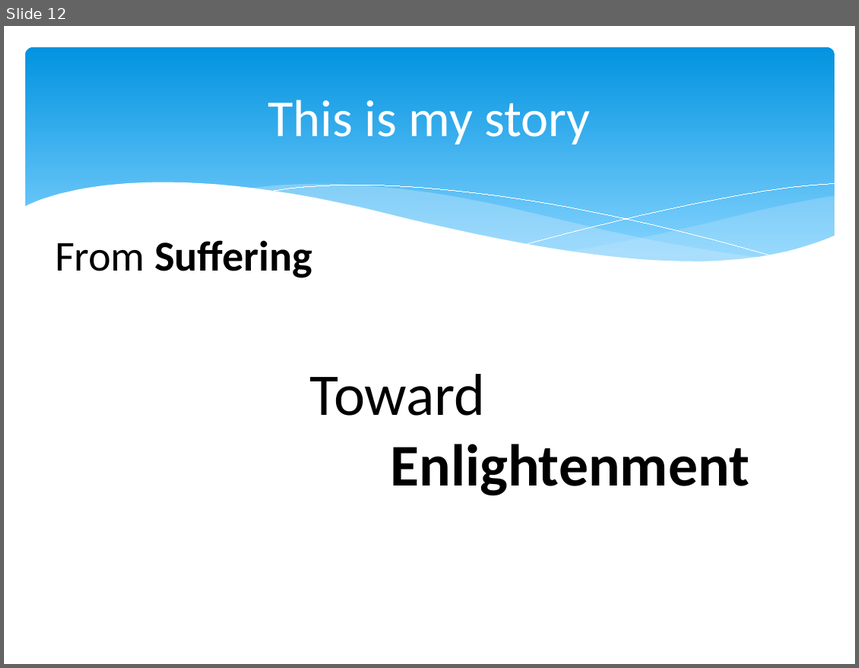
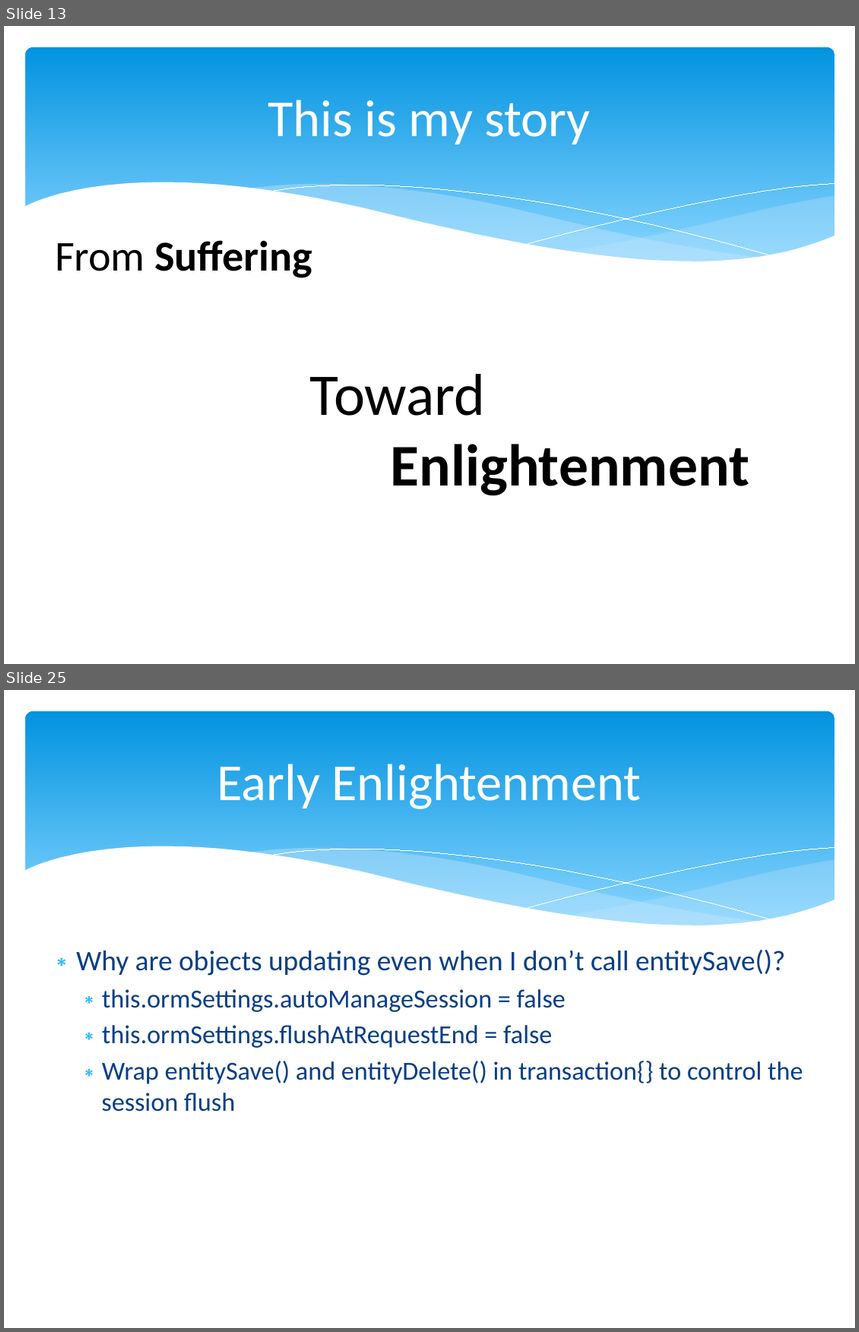
Before and after one commit to marcesher/mxunit-cfmeetups, a slide deck: CFObjective_ORMZen/preso/orm_zen.ppt.pptx. Shown one above the other, each under a label of ours: slide 12 before the commit, slides 13 and 25 after it; the slides between them are not shown. The pictures are 859x668 and 859x1332 pixels, drawn with LibreOffice and Linux fonts; fonts in the diff are those of the drawing. Boxes give left, top, right and bottom in pixels: in the first picture for what was removed or moved away, otherwise in the second. Text is boxed around its words. In the diff, an @@ line names an element or a change of style, - is before the commit and + after.

```diff
--- a/CFObjective_ORMZen/preso/orm_zen.ppt.pptx
+++ b/CFObjective_ORMZen/preso/orm_zen.ppt.pptx
@@ slide 25 added at [4, 690, 855, 1328], background #FFFFFF; not listed: 6 template elements that a slide beside it also shows @@
@@ title added at [217, 764, 641, 809], 44 pt, text #FFFFFF @@
+Early Enlightenment
@@ text added at [76, 950, 803, 1112], 22 pt, text #073E87 @@
+∗ Why are objects updating even when I don’t call entitySave()?
+  ∗ this.ormSettings.autoManageSession = false
+  ∗ this.ormSettings.flushAtRequestEnd = false
+  ∗ Wrap entitySave() and entityDelete() in transaction{} to control the session flush
@@ what was slide 12 is now slide 13 @@
```
Also in this commit, not shown: 3 slides changed, 37 other slides added, 10 other files.
